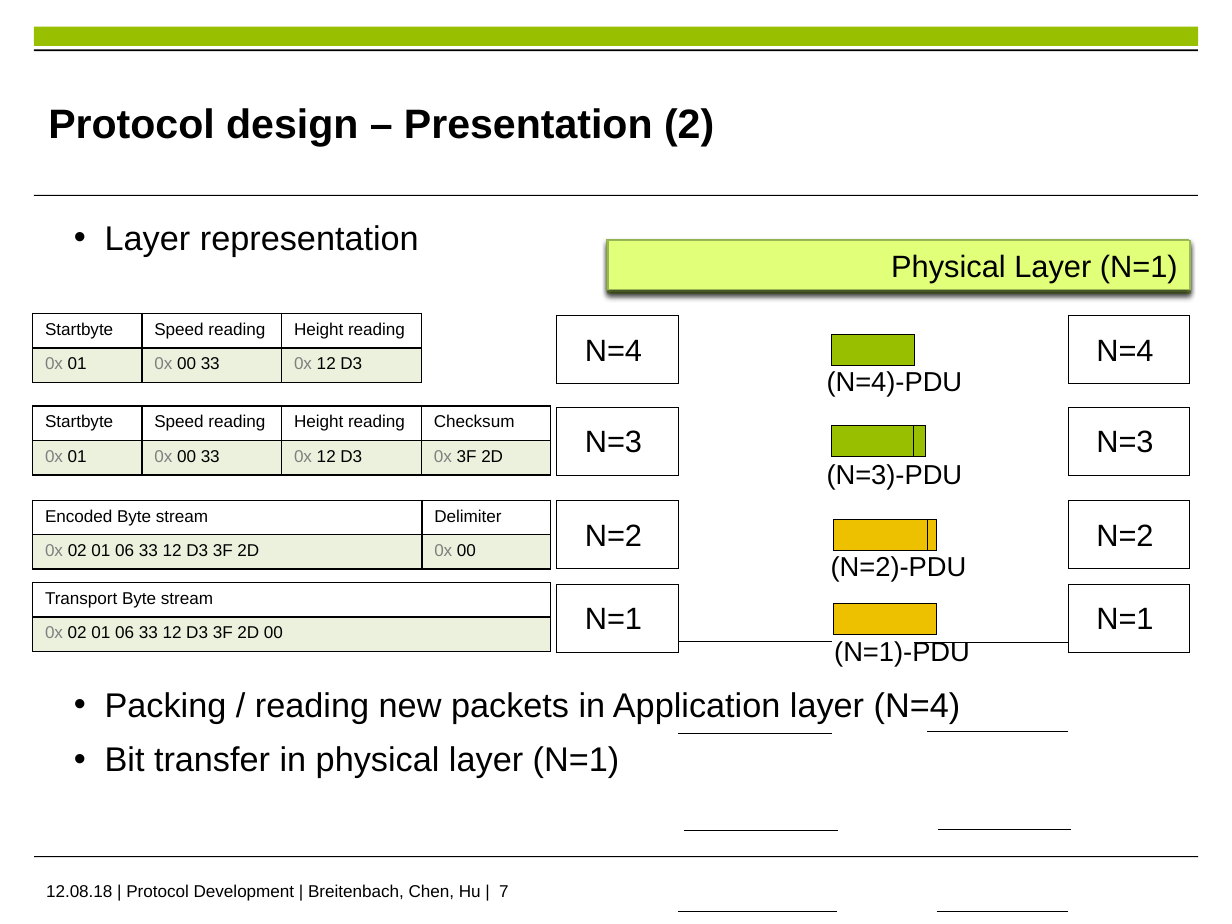
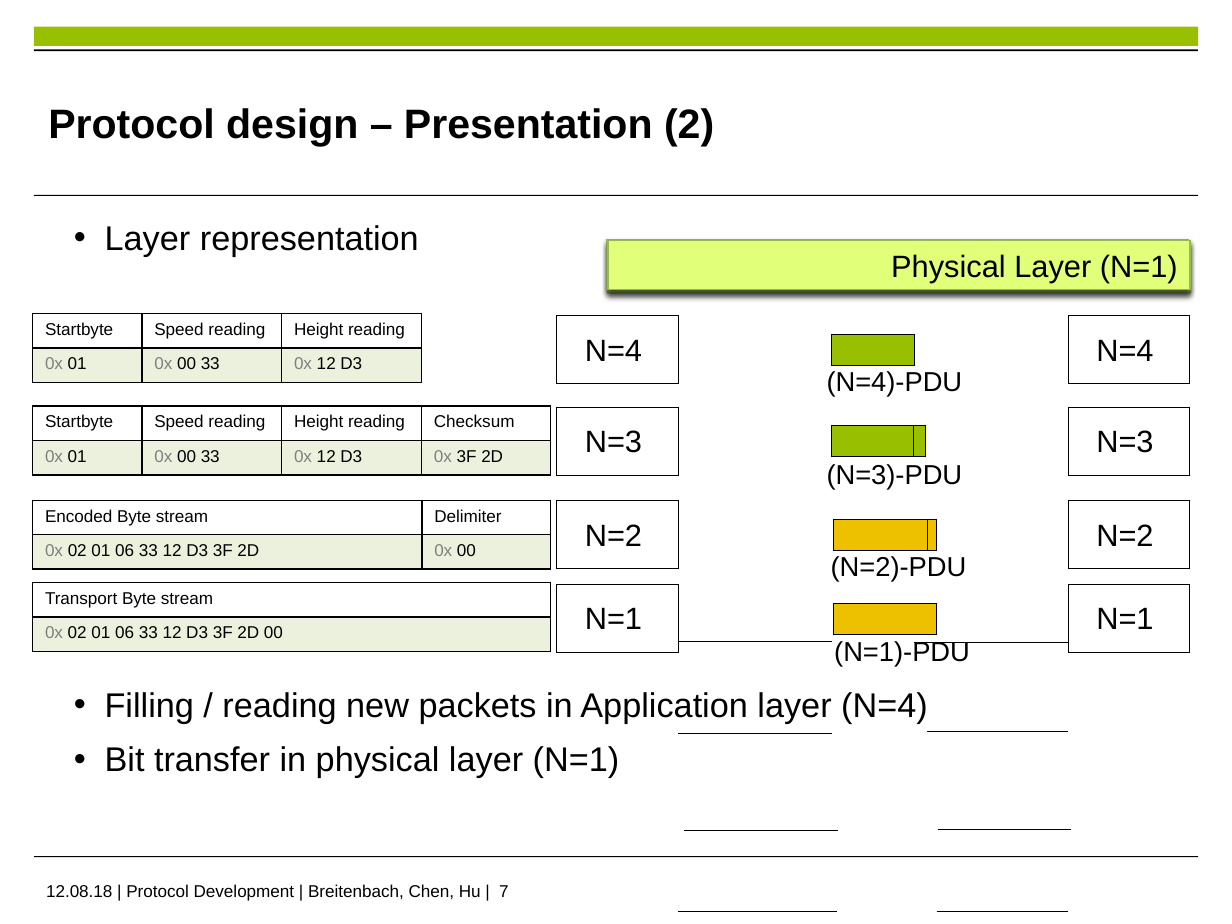
Before and after one commit to im-Kitsch/RMR_sensor_fusion, a slide deck: slide 7 of data/presentation/PS_presentation_FINAL.pptx. Drawn at 1232x924 pixels with LibreOffice and Linux fonts; fonts in the diff are those of the drawing; background and template pictures are left out. Boxes give left, top, right and bottom in pixels: in the first picture for what was removed or moved away, otherwise in the second. Text is boxed around its words. In the diff, an @@ line names an element or a change of style, - is before the commit and + after.

```diff
--- a/data/presentation/PS_presentation_FINAL.pptx
+++ b/data/presentation/PS_presentation_FINAL.pptx
@@ text at bbox=[105, 692, 928, 723]: text changed @@
-• Packing / reading new packets in Application layer (N=4)
+• Filling / reading new packets in Application layer (N=4)
```
Also in this commit, not shown: 5 other slides changed, 1 other file.
